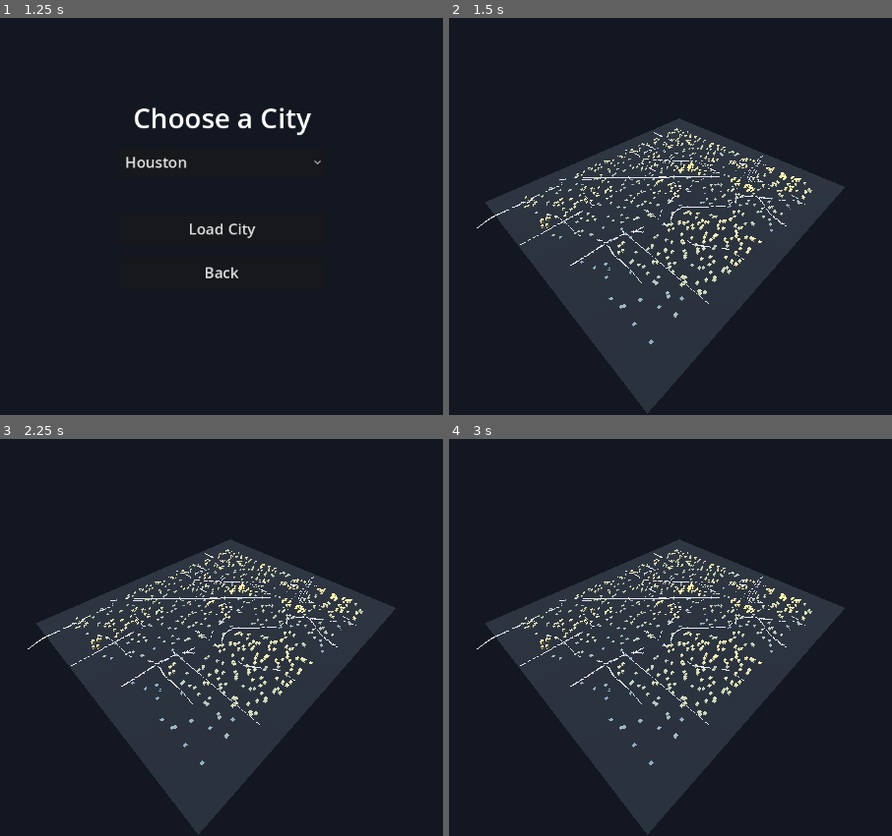
Above: before the commit, frames 1-4 (two rows, left to right).
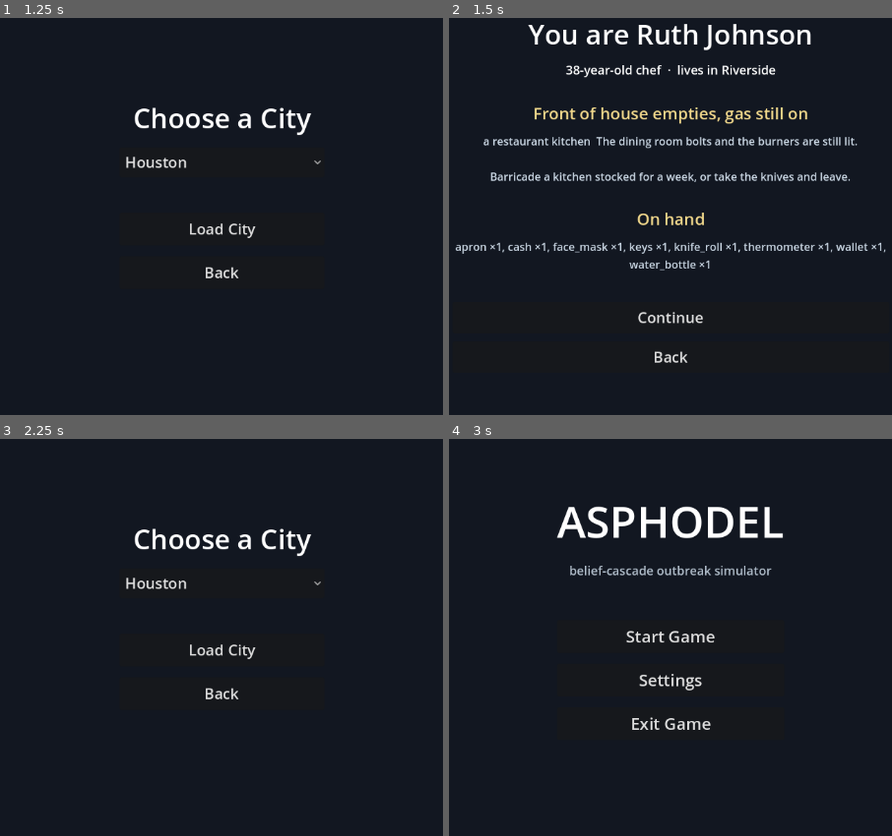
Above: after the commit, the same moments.

Repository: maxhightower/Asphodel
Game: Godot game, scene res://MainMenu.tscn
The game is run twice, just before and just after one commit, with the same random seed, the same clock (stepped at 60 frames per second) and the same inputs.
Inputs (mouse positions are in pixels of both pictures, inside the frame that each line leads up to):
- Up to frame 1 (1.25 s): click "Start Game" at 0.5 s
- Up to frame 2 (1.5 s): click "Load City" at 1.25 s
- Up to frame 3 (2.25 s): click (221, 776) at 2 s, where only the run after the commit has a clickable "Back"
- Up to frame 4 (3 s): click (670, 693) at 2.75 s, where only the run after the commit has a clickable "Back"

Frame 1 is identical in both runs. In frame 2, 33% of the frame differs, in the area x 1-99%, y 1-100%; in frame 3, 31%; in frame 4, 32%.

Commit message:
feat(godot): random citizen pick + ARK-style character screen
Load City now loads citizens.json, random-picks a citizen into the Session
autoload, and routes to a new CharacterScreen (name / age / occupation / the
occupation's signature predicament / inventory) before entering the city.

Co-Authored-By: Claude Opus 4.8 <noreply@anthropic.com>

Diff:
--- /dev/null
+++ b/godot/CharacterScreen.tscn
@@ -0,0 +1,12 @@
+[gd_scene load_steps=2 format=3]
+
+[ext_resource type="Script" path="res://scripts/character_screen.gd" id="1_char"]
+
+[node name="CharacterScreen" type="Control"]
+layout_mode = 3
+anchors_preset = 15
+anchor_right = 1.0
+anchor_bottom = 1.0
+grow_horizontal = 2
+grow_vertical = 2
+script = ExtResource("1_char")
--- a/godot/scripts/bundle_loader.gd
+++ b/godot/scripts/bundle_loader.gd
@@ -32,3 +32,13 @@
 		push_error("Bundle meta.json missing 'version' — not an Asphodel bundle?")
 		return {}
 	return bundle
+
+
+static func load_citizens(dir_path: String) -> Array:
+	## Returns the bundle's citizen list, or [] if absent/invalid.
+	var path := dir_path.path_join("citizens.json")
+	if not FileAccess.file_exists(path):
+		push_warning("No citizens.json in %s" % dir_path)
+		return []
+	var parsed: Variant = JSON.parse_string(FileAccess.get_file_as_string(path))
+	return parsed if parsed is Array else []
--- /dev/null
+++ b/godot/scripts/character_screen.gd
@@ -0,0 +1,110 @@
+extends Control
+
+## Shows the randomly-picked citizen (from Session.citizen) ARK-style, then
+## Continue -> the city (Sub-project 3 will repoint this to the street scene).
+
+func _ready() -> void:
+	var c: Dictionary = Session.citizen
+	var bg := ColorRect.new()
+	bg.color = Color(0.07, 0.09, 0.13)
+	bg.set_anchors_preset(Control.PRESET_FULL_RECT)
+	bg.mouse_filter = Control.MOUSE_FILTER_IGNORE
+	add_child(bg)
+
+	var center := CenterContainer.new()
+	center.set_anchors_preset(Control.PRESET_FULL_RECT)
+	add_child(center)
+
+	var vb := VBoxContainer.new()
+	vb.add_theme_constant_override("separation", 12)
+	vb.custom_minimum_size = Vector2(640, 0)
+	center.add_child(vb)
+
+	if c.is_empty():
+		var err := Label.new()
+		err.text = "No citizen selected. Go back and Load a city."
+		vb.add_child(err)
+		vb.add_child(_button("Back", func(): get_tree().change_scene_to_file("res://CitySelect.tscn")))
+		return
+
+	vb.add_child(_heading("You are %s" % c.get("name", "?")))
+	vb.add_child(_line("%d-year-old %s  ·  lives in %s" % [
+		int(c.get("age", 0)), str(c.get("occupation", "?")), str(c.get("home_district", "?"))]))
+
+	var sig_title: String = c.get("signature_title", "")
+	if sig_title != "":
+		vb.add_child(_gap(10))
+		vb.add_child(_subheading(sig_title))
+		var situ: String = c.get("signature_situation", "")
+		var dilemma: String = c.get("signature_dilemma", "")
+		var loc: String = c.get("signature_location", "")
+		var para := situ
+		if loc != "":
+			para = "%s  %s" % [loc, situ]
+		if dilemma != "":
+			para += "\n\n%s" % dilemma
+		vb.add_child(_paragraph(para))
+
+	var inv: Dictionary = c.get("inventory", {})
+	if not inv.is_empty():
+		vb.add_child(_gap(10))
+		vb.add_child(_subheading("On hand"))
+		var items: Array = []
+		for k in inv.keys():
+			items.append("%s ×%d" % [str(k), int(inv[k])])
+		vb.add_child(_paragraph(", ".join(items)))
+
+	vb.add_child(_gap(20))
+	vb.add_child(_button("Continue", func(): get_tree().change_scene_to_file("res://CityScene.tscn")))
+	vb.add_child(_button("Back", func(): get_tree().change_scene_to_file("res://CitySelect.tscn")))
+
+
+func _heading(text: String) -> Label:
+	var l := Label.new()
+	l.text = text
+	l.horizontal_alignment = HORIZONTAL_ALIGNMENT_CENTER
+	l.add_theme_font_size_override("font_size", 40)
+	return l
+
+
+func _subheading(text: String) -> Label:
+	var l := Label.new()
+	l.text = text
+	l.horizontal_alignment = HORIZONTAL_ALIGNMENT_CENTER
+	l.add_theme_font_size_override("font_size", 24)
+	l.modulate = Color(0.95, 0.85, 0.55)
+	return l
+
+
+func _line(text: String) -> Label:
+	var l := Label.new()
+	l.text = text
+	l.horizontal_alignment = HORIZONTAL_ALIGNMENT_CENTER
+	l.add_theme_font_size_override("font_size", 18)
+	return l
+
+
+func _paragraph(text: String) -> Label:
+	var l := Label.new()
+	l.text = text
+	l.horizontal_alignment = HORIZONTAL_ALIGNMENT_CENTER
+	l.autowrap_mode = TextServer.AUTOWRAP_WORD_SMART
+	l.custom_minimum_size = Vector2(600, 0)
+	l.add_theme_font_size_override("font_size", 16)
+	l.modulate = Color(0.8, 0.85, 0.9)
+	return l
+
+
+func _gap(h: int) -> Control:
+	var c := Control.new()
+	c.custom_minimum_size = Vector2(0, h)
+	return c
+
+
+func _button(text: String, handler: Callable) -> Button:
+	var b := Button.new()
+	b.text = text
+	b.custom_minimum_size = Vector2(300, 46)
+	b.add_theme_font_size_override("font_size", 22)
+	b.pressed.connect(handler)
+	return b
--- a/godot/scripts/city_select.gd
+++ b/godot/scripts/city_select.gd
@@ -62,8 +62,16 @@
 
 
 func _on_load() -> void:
-	Session.bundle_dir = CITIES[_option.selected]["dir"]
-	get_tree().change_scene_to_file("res://CityScene.tscn")
+	var dir: String = CITIES[_option.selected]["dir"]
+	Session.bundle_dir = dir
+	var pool := BundleLoader.load_citizens(dir)
+	if pool.is_empty():
+		push_error("No citizens in bundle %s — cannot start." % dir)
+		return
+	var rng := RandomNumberGenerator.new()
+	rng.randomize()
+	Session.citizen = pool[rng.randi_range(0, pool.size() - 1)]
+	get_tree().change_scene_to_file("res://CharacterScreen.tscn")
 
 
 func _on_back() -> void:
--- a/godot/scripts/session.gd
+++ b/godot/scripts/session.gd
@@ -6,3 +6,4 @@
 ## default" (the checked-in sample bundle).
 
 var bundle_dir: String = ""
+var citizen: Dictionary = {}   # the citizen the player was spawned as
Not shown, changed: README.md
